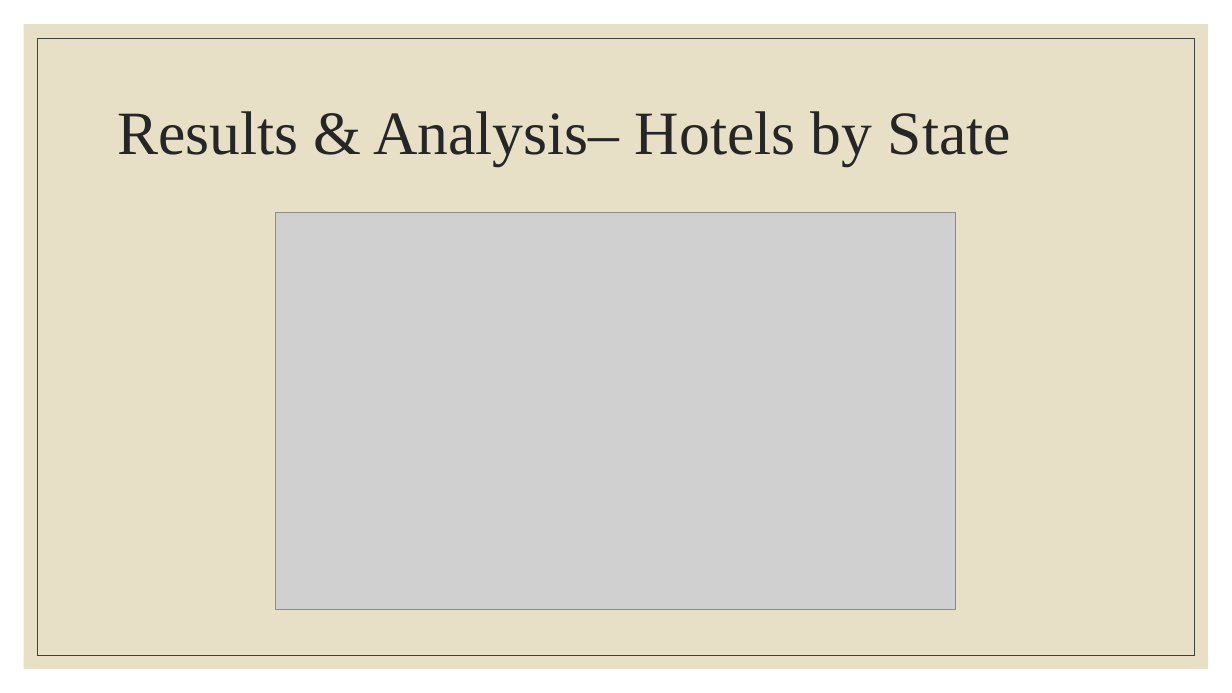
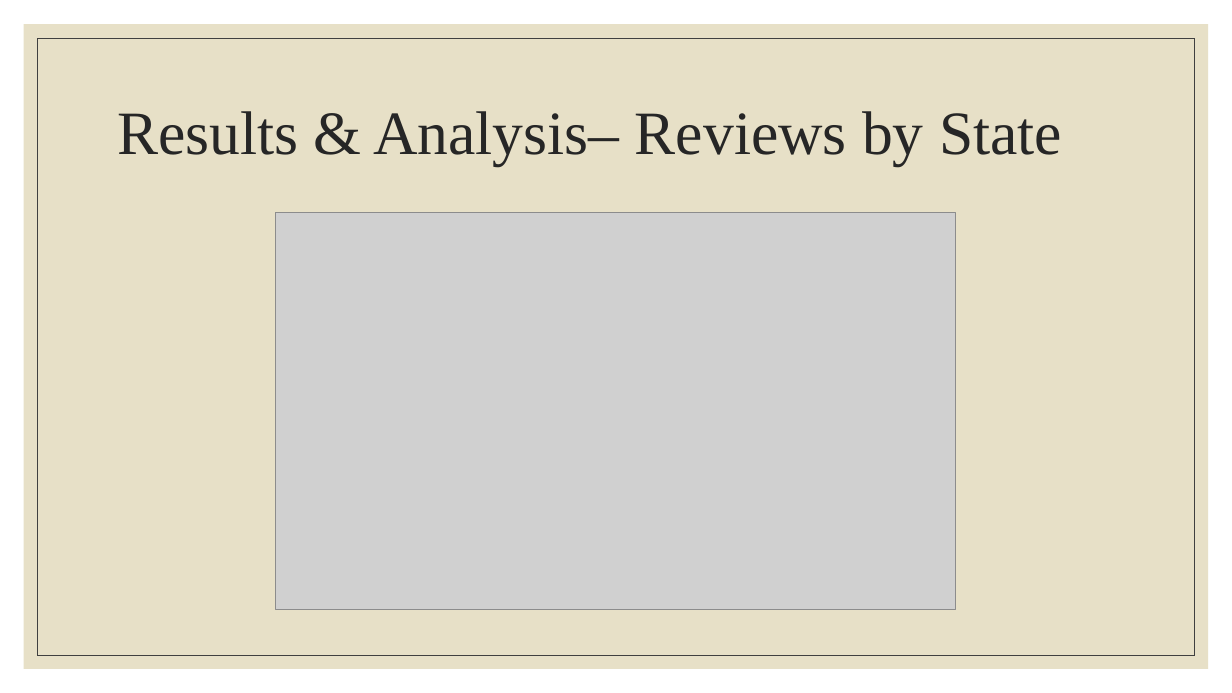
Before and after one commit to m-mcdougall/Capstone-DATS6501, a slide deck: slide 50 of Presentations/Capstone Presentation_MarikoMcDougall.pptx (slide 47 before the commit). Drawn at 1232x693 pixels with LibreOffice and Linux fonts; fonts in the diff are those of the drawing; grey boxes stand for pictures. Boxes give left, top, right and bottom in pixels: in the first picture for what was removed or moved away, otherwise in the second. Text is boxed around its words. In the diff, an @@ line names an element or a change of style, - is before the commit and + after.

```diff
--- a/Presentations/Capstone Presentation_MarikoMcDougall.pptx
+++ b/Presentations/Capstone Presentation_MarikoMcDougall.pptx
@@ title at (x1=117, y1=111, x2=1062, y2=165): text changed @@
-Results & Analysis– Hotels by State
+Results & Analysis– Reviews by State
```
Also in this commit, not shown: 6 other slides changed, 3 slides added.
